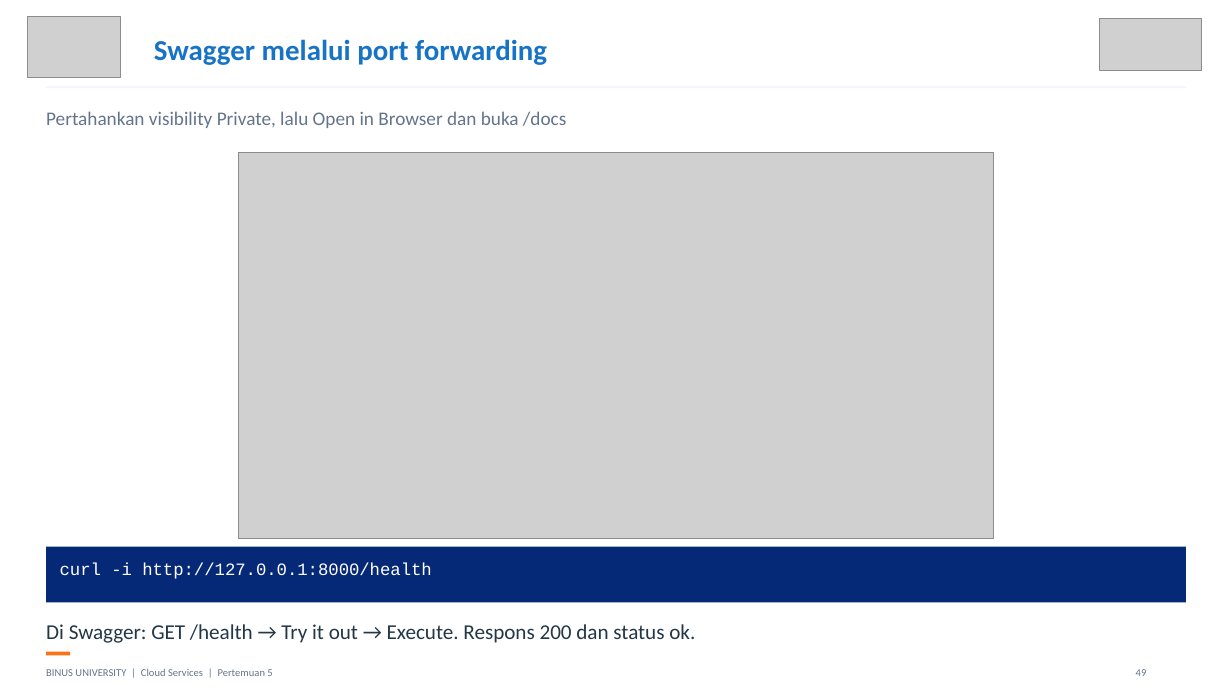
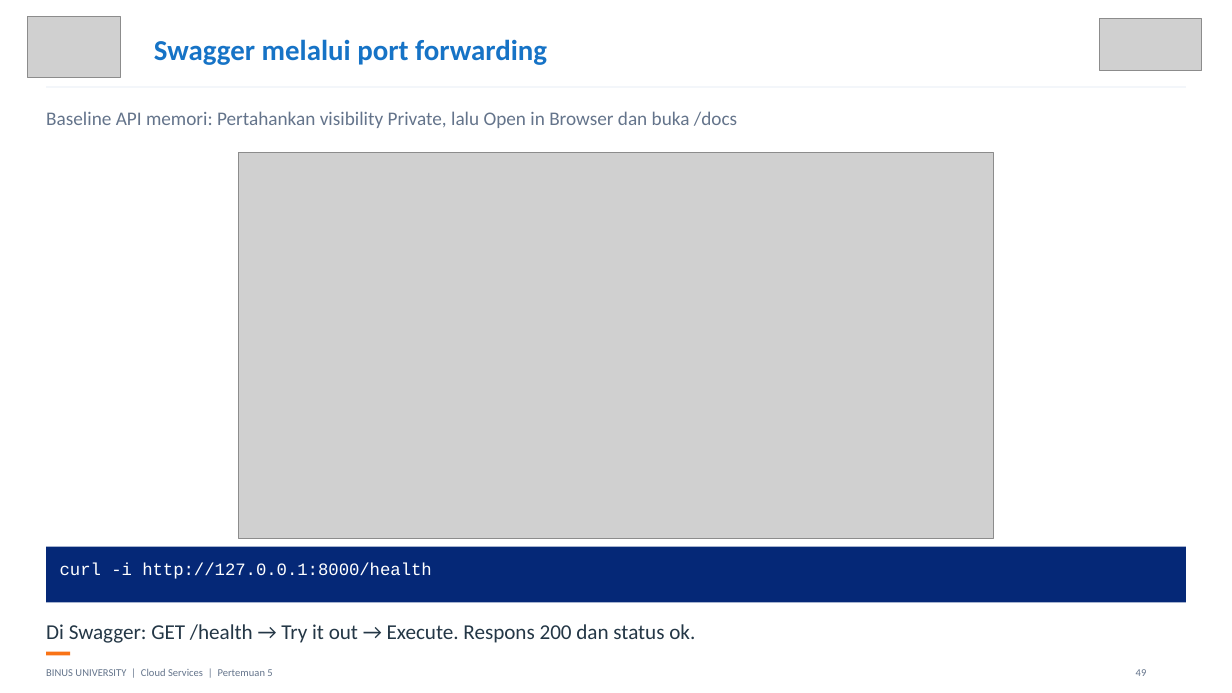
Before and after one commit to SeedFlora/meet5CloudService, a slide deck: slide 49 of slides/Teori_Pertemuan_05.pptx. Drawn at 1232x693 pixels with LibreOffice and Linux fonts; fonts in the diff are those of the drawing; grey boxes stand for pictures. Boxes give left, top, right and bottom in pixels: in the first picture for what was removed or moved away, otherwise in the second. Text is boxed around its words. In the diff, an @@ line names an element or a change of style, - is before the commit and + after.

```diff
--- a/slides/Teori_Pertemuan_05.pptx
+++ b/slides/Teori_Pertemuan_05.pptx
@@ text at box(46, 111, 737, 128): text changed @@
-Pertahankan visibility Private, lalu Open in Browser dan buka /docs
+Baseline API memori: Pertahankan visibility Private, lalu Open in Browser dan buka /docs
```
Also in this commit, not shown: 16 other slides changed, 22 slides added, 32 other files.
